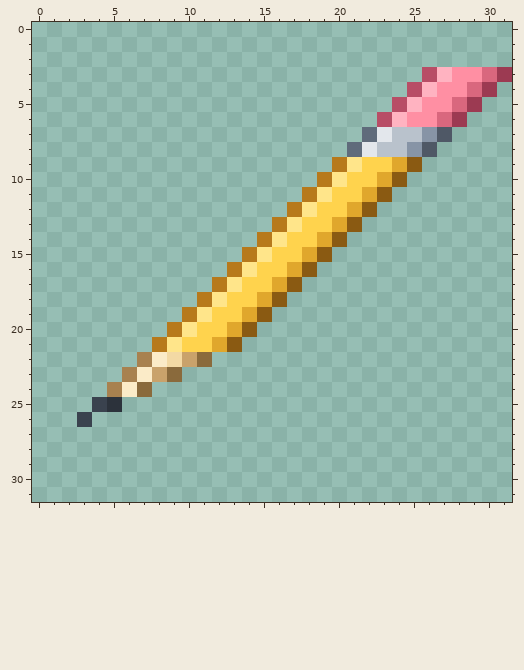
A pixel-art file gets an edit: src/media/photos/sprites/misc/decorate.aseprite. Above: the version before the commit.
32x32 pixels, 1 frame.
After:
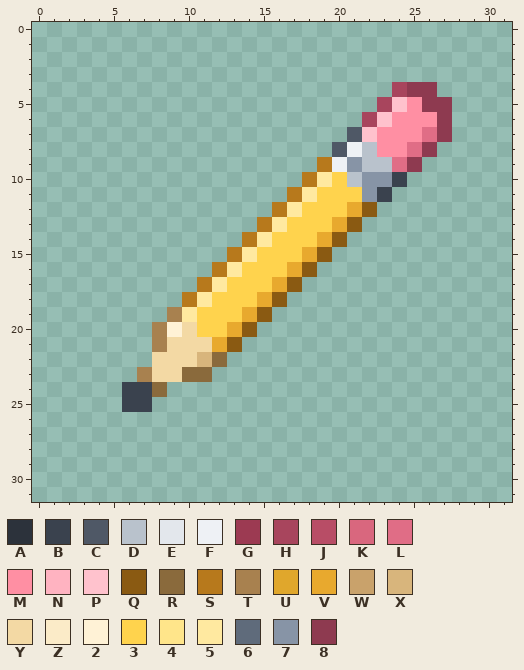
Palette (. is transparent): A #2c323b  B #3a424e  C #4f5866  D #b9c2cc  E #e3e7ec  F #eef1f5  G #9c3a52  H #a8455d  J #b84d66  K #d9677e  L #e06d86  M #ff8fa3  N #ffb3c1  P #ffc2cd  Q #8a5a12  R #8a6a3c  S #b7791c  T #a8814f  U #e0a72c  V #e8a92e  W #c9a26b  X #d8b57c  Y #f3d9a4  Z #fbebc8  2 #fff2d6  3 #ffd34d  4 #ffe58a  5 #ffe9a0  6 #5f6b7b  7 #8794a6  8 #8e3a50
The edit:
Changed rows in their new state; - is an unchanged pixel.
first column x 3:
 3 -----------------------......
 4 ---------------------H88....-
 5 --------------------HPM88..--
 6 -------------------HPM--8.---
 7 ------------------CPMMML8----
 8 -----------------CFDMML8-----
 9 ----------------SF7DDL8------
10 ---------------S53D77B-------
11 --------------S53--7B--------
12 -------------S53--V----------
13 ------------S53--V-----------
14 -----------S53--V------------
15 ----------S53--V-------------
16 ---------S53--V--------------
17 --------S53--V---------------
18 -------S53--V----------------
19 ------T53--V-----------------
20 -----T2Y--V------------------
21 -----TYYYV-------------------
22 ----.Y-YXR-------------------
23 ---.TYYRR--------------------
24 --.BBR-----------------------
25 -..BB------------------------
26 .----------------------------
